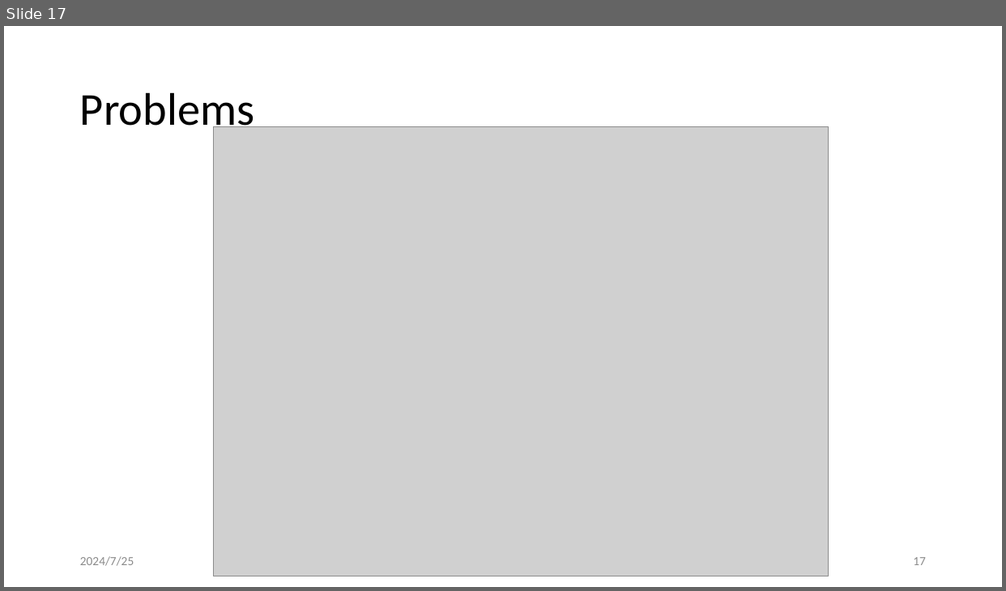
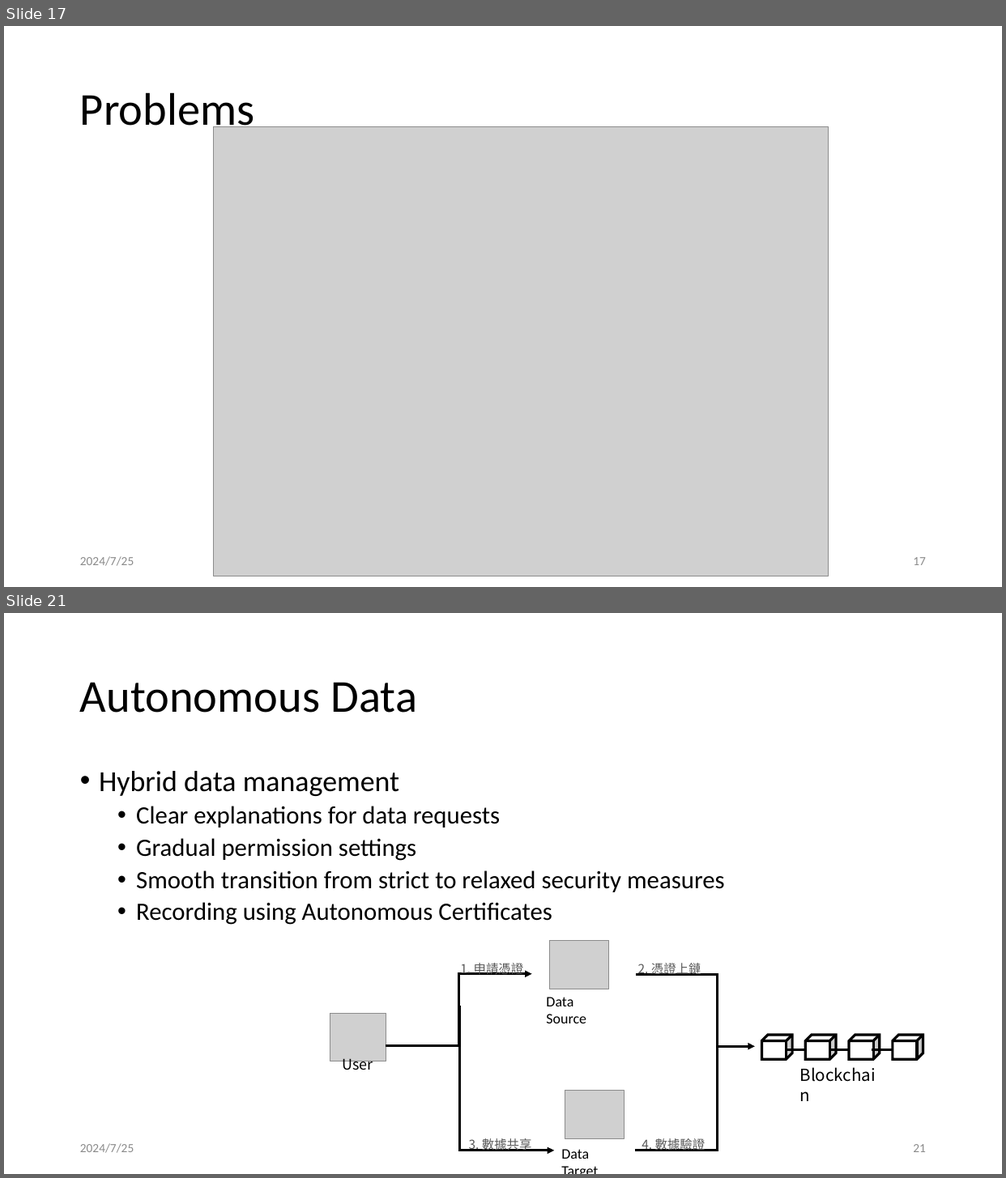
Before and after one commit to leon123858/aid-paper, a slide deck: docs/論文口試.pptx. Shown one above the other, each under a label of ours: slide 17 before the commit, slides 17 and 21 after it; the slides between them are not shown. The pictures are 1006x591 and 1006x1178 pixels, drawn with LibreOffice and Linux fonts; fonts in the diff are those of the drawing; grey boxes stand for pictures. Boxes give left, top, right and bottom in pixels: in the first picture for what was removed or moved away, otherwise in the second. Text is boxed around its words. In the diff, an @@ line names an element or a change of style, - is before the commit and + after.

```diff
--- a/docs/論文口試.pptx
+++ b/docs/論文口試.pptx
@@ slide 21 added at (x1=4, y1=613, x2=1002, y2=1174), background #FFFFFF @@
@@ title added at (x1=80, y1=682, x2=418, y2=713), 44 pt, text #000000 @@
+Autonomous Data
@@ text added at (x1=99, y1=771, x2=725, y2=925), 24 pt, text #000000 @@
+• Hybrid data management
+  • Clear explanations for data requests
+  • Gradual permission settings
+  • Smooth transition from strict to relaxed security measures
+  • Recording using Autonomous Certificates
@@ group added at (x1=330, y1=941, x2=923, y2=1159): 8 texts, 4 cubes, 3 pictures, 3 lines, 3 elbow arrows, 1 elbow line @@
+User
+Blockchain
+Data Target
+1. 申請憑證
+2. 憑證上鏈
+3. 數據共享
+4. 數據驗證
+Data Source
@@ text added at (x1=80, y1=1144, x2=134, y2=1153), 12 pt, text #8C8C8C @@
+2024/7/25
@@ page number added at (x1=913, y1=1144, x2=926, y2=1152), 12 pt, text #8C8C8C @@
+21
```
Also in this commit, not shown: 18 slides changed, 10 other slides added, 2 other files.
